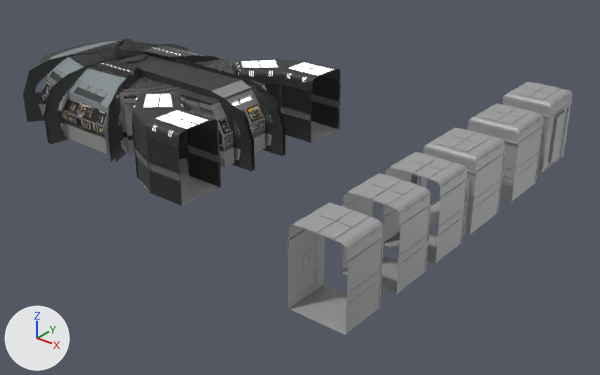
What one commit did to the Blender file BlenderSource/MonitorBridge.blend.
Before and after are seen from a camera (50 mm lens) standing at (89.0, -88.6, 52.2) and looking at (16.0, 2.7, -4.4). The axes (+X, +Y, +Z) are drawn at lower left. The lights are the same throughout.

The scene before the commit, as lines of its bpy script (objects in view):
```python
me_cube = bpy.data.meshes.new('Cube')
me_cube.from_pydata(...)  # 4611 vertices, 3466 faces; spans x -5.1..3.9, y -24.0..35.7, z 0.0..11.0
me_cube.materials.append(mat_hallwaycarpet)  # picture img_carpetgray_png
me_plane = bpy.data.meshes.new('Plane')
me_plane.from_pydata(...)  # 4445 vertices, 3051 faces, 17 loose edges; spans x -33.9..8.5, y -14.0..14.6, z -1.0..11.0
# faces by material slot: [2165, 430, 35, 11, 314, 96]
me_plane.materials.append(mat_wall)  # picture img_darkgreymetal_png
me_plane.materials.append(mat_wallstripe)  # picture img_wallpanelbrown_png
me_plane.materials.append(mat_darkmetal)  # picture img_darkmetal_png
me_plane.materials.append(mat_ceilinggrate)  # picture img_ceilinggrate_png
me_plane.materials.append(mat_wall2)  # picture img_darkgreymetalblue_png
me_plane.materials.append(mat_upperwallpanels1)  # picture img_upperpanels1_png
me_plane_008 = bpy.data.meshes.new('Plane.008')
me_plane_008.from_pydata(...)  # 283 vertices, 110 faces; spans x -33.9..12.0, y -18.4..18.5, z -1.0..0.6
# faces by material slot: [52, 21, 27, 10]
me_plane_008.materials.append(mat_carpet)  # picture img_carpetfloor_png
me_plane_008.materials.append(mat_redcarpet)  # picture img_carpetfloor_png
me_plane_008.materials.append(mat_darkcarpen)  # picture img_carpetfloor_png
me_plane_008.materials.append(mat_hallwaycarpet)  # picture img_carpetgray_png
ob_cube = bpy.data.objects.new('Cube', me_cube)
ob_cube.location = (43.8, -5.3, 0.0)
ob_plane = bpy.data.objects.new('Plane', me_plane)
ob_plane.location = (0.0, 0.0, 0.0)
ob_plane_004 = bpy.data.objects.new('Plane.004', me_plane_008)
ob_plane_004.location = (0.0, 0.0, 0.0)
# also in view: 'Plane.006' at (-21.4, 0.0, 8.7); 'Plane.003' at (-9.2, 0.0, 5.7); 'Plane.001' at (-11.9, 0.0, 4.7); 'Plane.002' at (-11.7, 0.0, 5.2); 'Plane.009' at (-12.4, 0.0, 4.3)
```
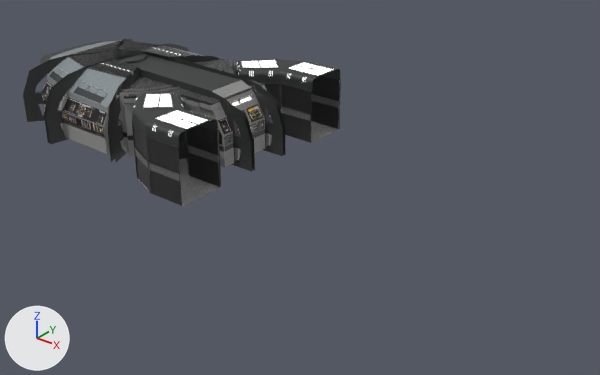
Boxes (x1, y1, x2, y2) around the edits, measured in the pictures (600 x 375 px):
'Cube', deleted: before (288, 82, 573, 335)

The change, as a diff of the scene's bpy script:
```diff
--- a/BlenderSource/MonitorBridge.blend.py
+++ b/BlenderSource/MonitorBridge.blend.py
@@ ob_cube @@
-ob_cube = bpy.data.objects.new('Cube', me_cube)
-ob_cube.location = (43.8, -5.3, 0.0)
```
